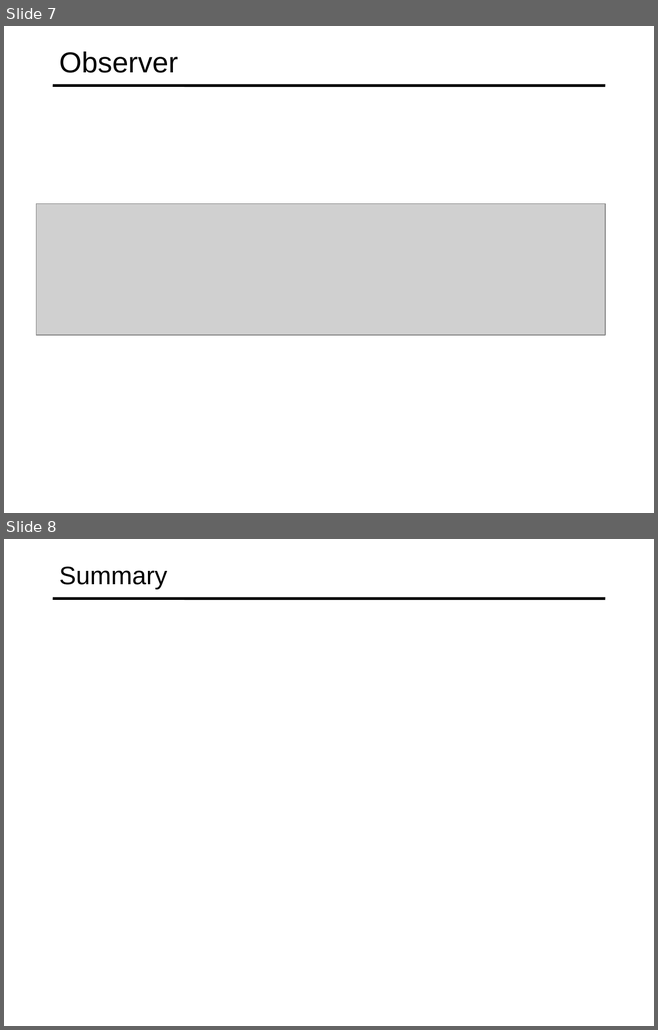
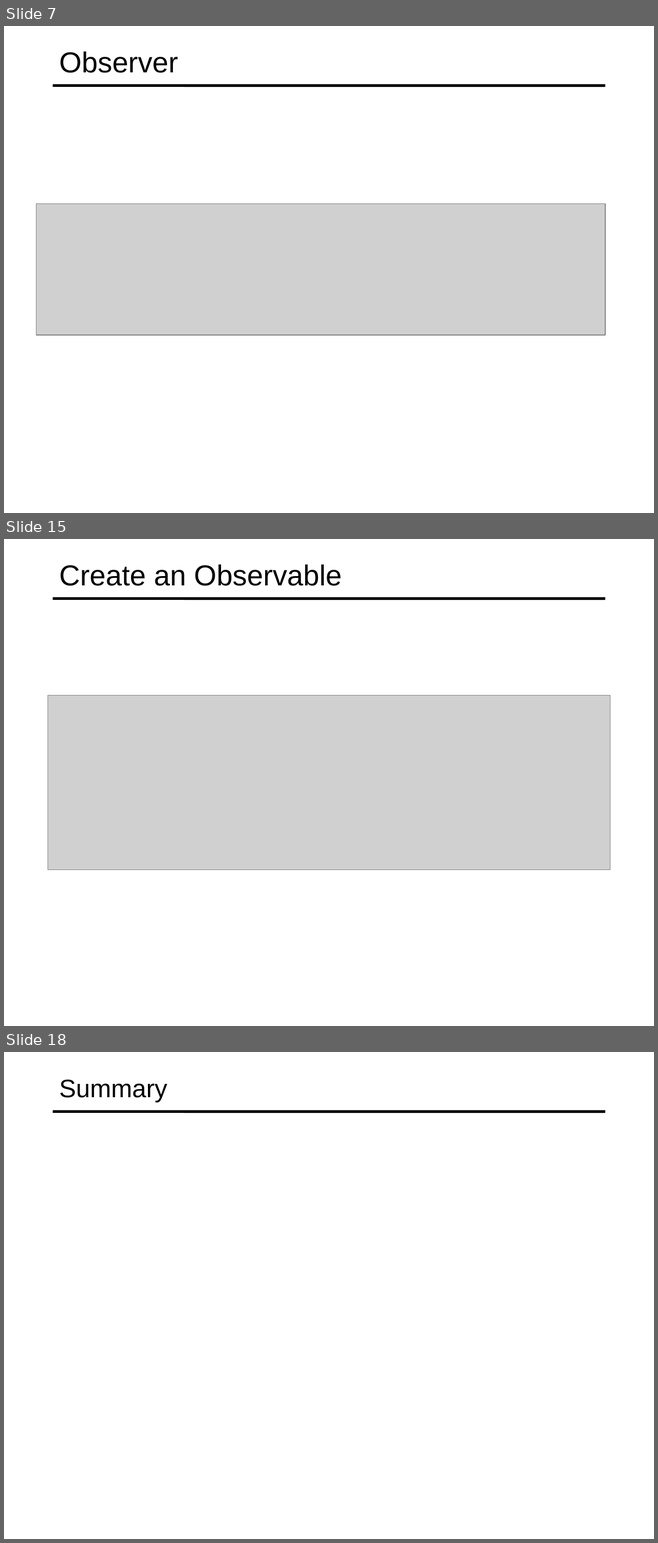
Before and after one commit to specter01wj/Jago_Link_Training, a slide deck: Angular/Angular12/RxJS Fundamental/2_RxJS_Terms_Syntax/L2_2_RxJS_Terms_Syntax.ppt. Shown one above the other, each under a label of ours: slides 7 and 8 before the commit, slides 7, 15 and 18 after it; the slides between them are not shown. The pictures are 658x1030 and 658x1543 pixels, drawn with LibreOffice and Linux fonts; fonts in the diff are those of the drawing; grey boxes stand for pictures. Boxes give left, top, right and bottom in pixels: in the first picture for what was removed or moved away, otherwise in the second. Text is boxed around its words. In the diff, an @@ line names an element or a change of style, - is before the commit and + after.

```diff
--- a/Angular/Angular12/RxJS Fundamental/2_RxJS_Terms_Syntax/L2_2_RxJS_Terms_Syntax.ppt
+++ b/Angular/Angular12/RxJS Fundamental/2_RxJS_Terms_Syntax/L2_2_RxJS_Terms_Syntax.ppt
@@ slide 15 added at (x1=4, y1=539, x2=654, y2=1026), background #FFFFFF; not listed: 1 template element that a slide beside it also shows @@
@@ title added at (x1=59, y1=565, x2=342, y2=586), 32 pt, text #000000 @@
+Create an Observable
@@ picture added at (x1=48, y1=696, x2=610, y2=870) @@
@@ what was slide 8 is now slide 18 @@
```
Also in this commit, not shown: 9 other slides added, 26 other files.
